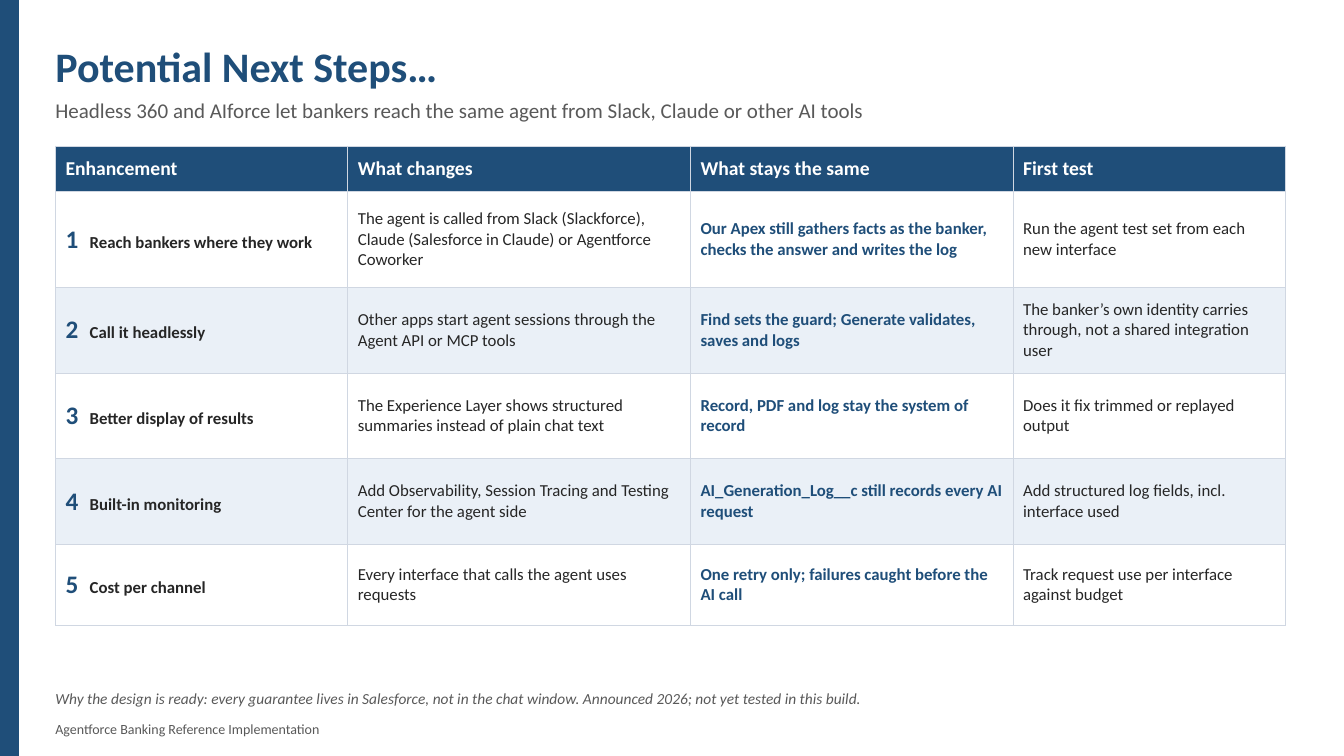
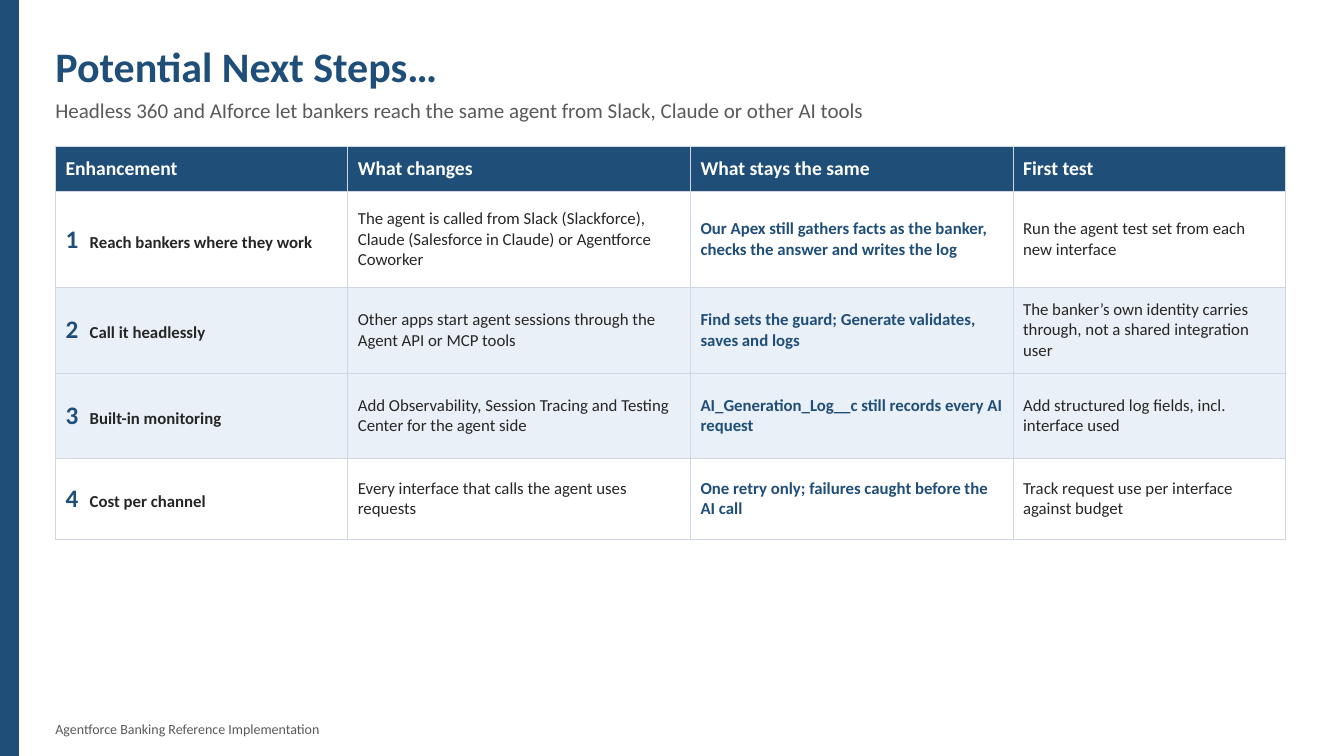
Before and after one commit to monibrahman/agentforce-banking-reference, a slide deck: slide 17 of docs/Panel_Overview.pptx. Drawn at 1344x756 pixels with LibreOffice and Linux fonts; fonts in the diff are those of the drawing. Boxes give left, top, right and bottom in pixels: in the first picture for what was removed or moved away, otherwise in the second. Text is boxed around its words. In the diff, an @@ line names an element or a change of style, - is before the commit and + after.

Commit message:
Updated files for formatting and consistency

```diff
--- a/docs/Panel_Overview.pptx
+++ b/docs/Panel_Overview.pptx
@@ table at box(55, 146, 1286, 539) @@
-row 4: 3 Better display of results | The Experience Layer shows structured summaries instead of plain chat text | Record, PDF and log stay the system of record | Does it fix trimmed or replayed output
-row 5: 4 Built-in monitoring | Add Observability, Session Tracing and Testing Center for the agent side | AI_Generation_Log__c still records every AI request | Add structured log fields, incl. interface used
-row 6: 5 Cost per channel | Every interface that calls the agent uses requests | One retry only; failures caught before the AI call | Track request use per interface against budget
+row 4: 3 Built-in monitoring | Add Observability, Session Tracing and Testing Center for the agent side | AI_Generation_Log__c still records every AI request | Add structured log fields, incl. interface used
+row 5: 4 Cost per channel | Every interface that calls the agent uses requests | One retry only; failures caught before the AI call | Track request use per interface against budget
@@ text removed at box(55, 693, 861, 707) @@
-Why the design is ready: every guarantee lives in Salesforce, not in the chat window. Announced 2026; not yet tested in this build.
```
